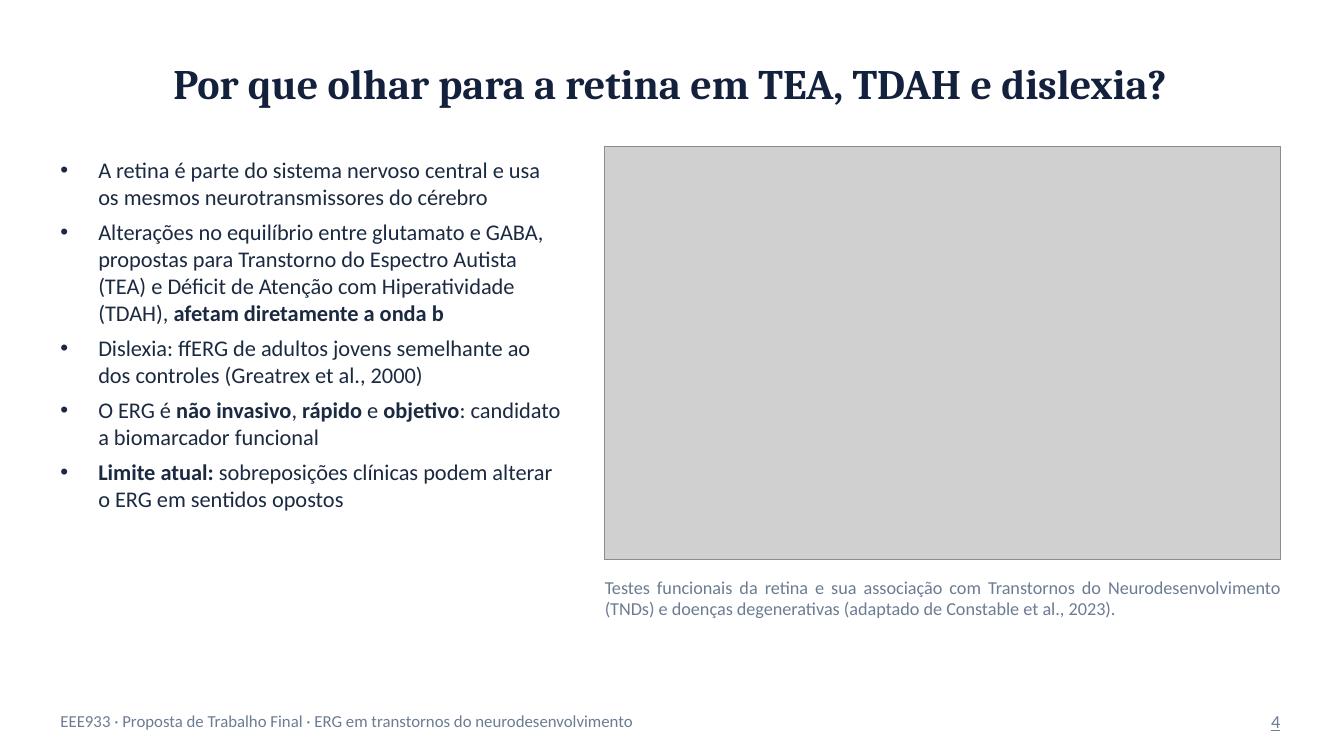
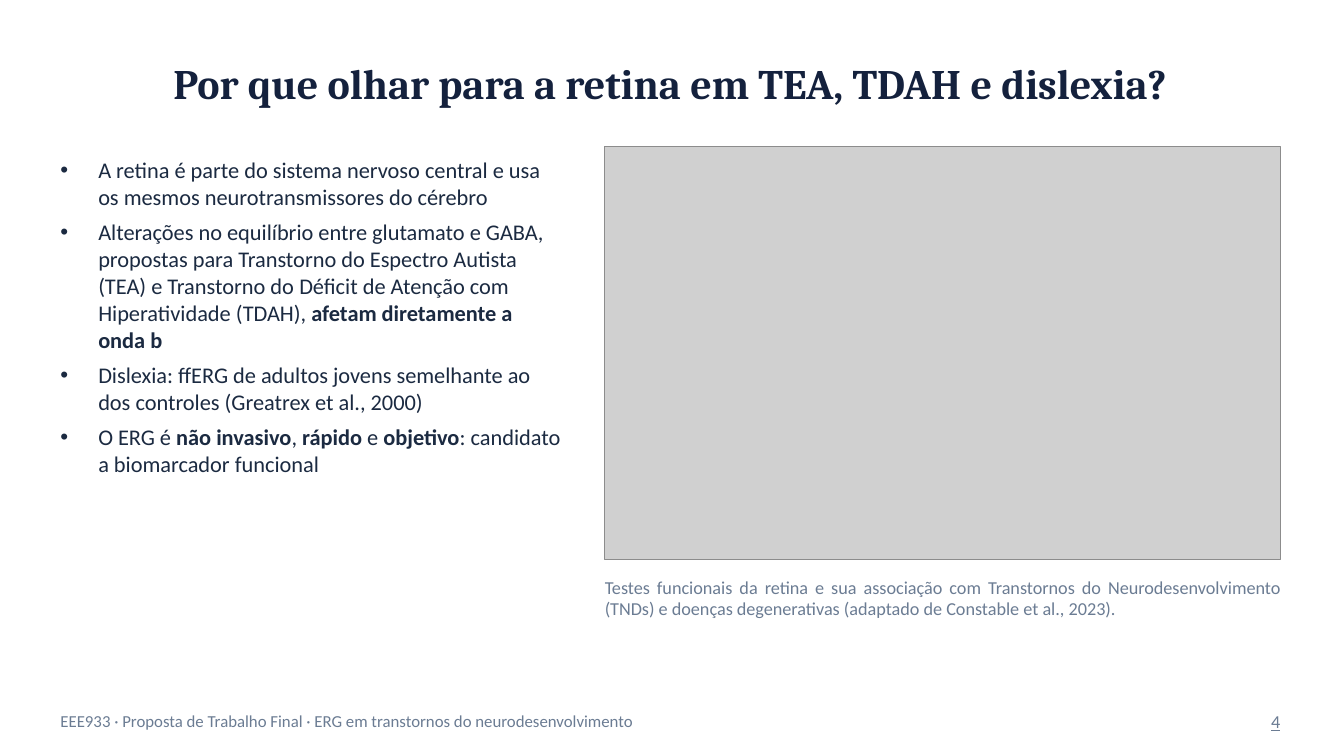
Before and after one commit to HenriqueMarquesCruz/ECs_EEE933, a slide deck: slide 4 of TrabalhoFinal/Proposta_ERG.pptx. Drawn at 1344x756 pixels with LibreOffice and Linux fonts; fonts in the diff are those of the drawing; grey boxes stand for pictures. Boxes give left, top, right and bottom in pixels: in the first picture for what was removed or moved away, otherwise in the second. Text is boxed around its words. In the diff, an @@ line names an element or a change of style, - is before the commit and + after.

```diff
--- a/TrabalhoFinal/Proposta_ERG.pptx
+++ b/TrabalhoFinal/Proposta_ERG.pptx
@@ text at box(98, 224, 544, 348): text changed @@
-• Alterações no equilíbrio entre glutamato e GABA, propostas para Transtorno do Espectro Autista (TEA) e Déficit de Atenção com Hiperatividade (TDAH), afetam diretamente a onda b
+• Alterações no equilíbrio entre glutamato e GABA, propostas para Transtorno do Espectro Autista (TEA) e Transtorno do Déficit de Atenção com Hiperatividade (TDAH), afetam diretamente a onda b
@@ text at box(98, 464, 552, 511): paragraph removed @@
-• Limite atual: sobreposições clínicas podem alterar o ERG em sentidos opostos
```
Also in this commit, not shown: 14 other slides changed, 1 other file.
